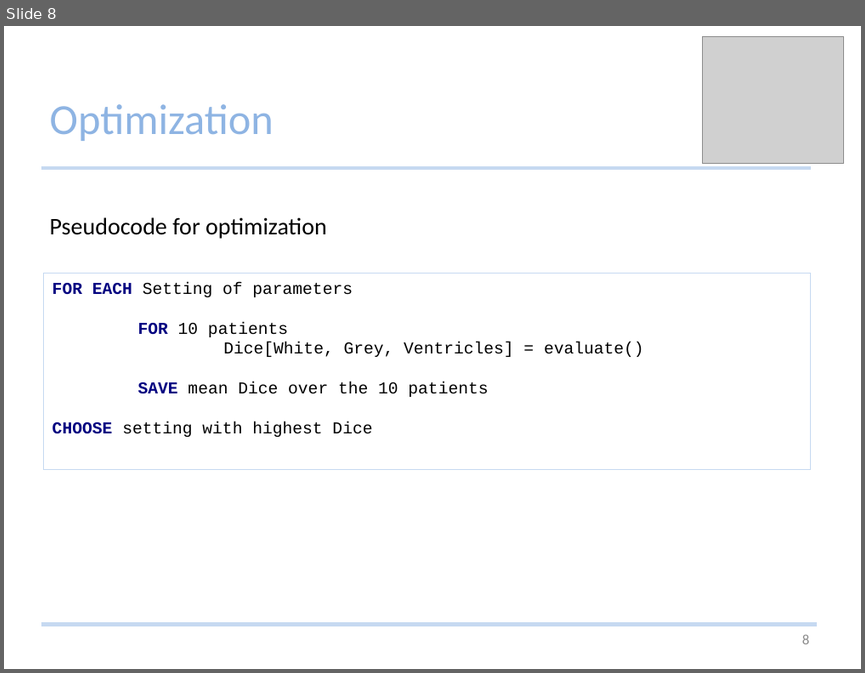
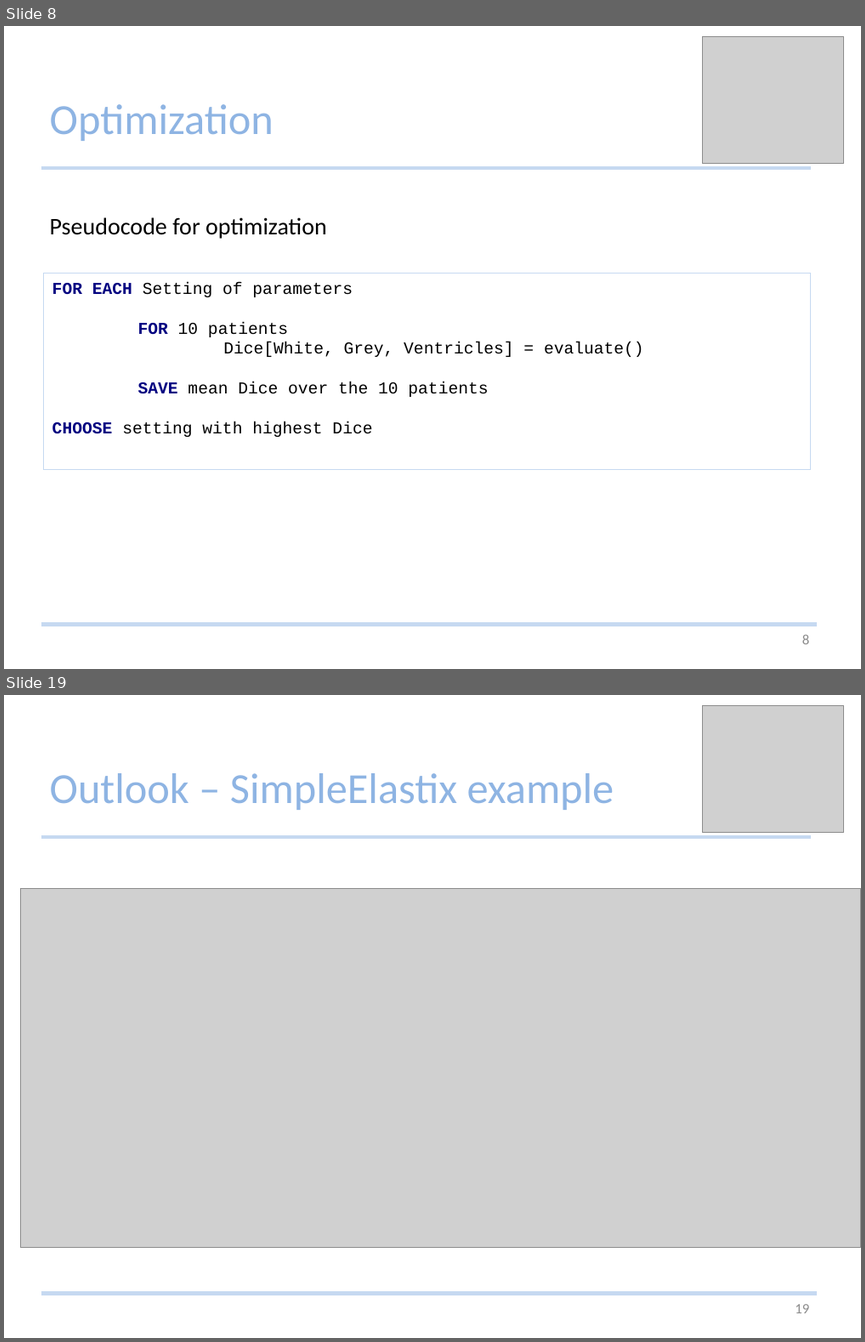
Before and after one commit to Studijacob/MIALab, a slide deck: wd/Documentation/MIALab presentation.pptx. Shown one above the other, each under a label of ours: slide 8 before the commit, slides 8 and 19 after it; the slides between them are not shown. The pictures are 865x673 and 865x1342 pixels, drawn with LibreOffice and Linux fonts; fonts in the diff are those of the drawing; grey boxes stand for pictures. Boxes give left, top, right and bottom in pixels: in the first picture for what was removed or moved away, otherwise in the second. Text is boxed around its words. In the diff, an @@ line names an element or a change of style, - is before the commit and + after.

```diff
--- a/wd/Documentation/MIALab presentation.pptx
+++ b/wd/Documentation/MIALab presentation.pptx
@@ slide 19 added at [4,695,861,1338], background #FFFFFF @@
@@ picture added at [703,706,844,833] @@
@@ title added at [50,773,614,810], 36 pt, text #8EB4E3 @@
+Outlook – SimpleElastix example
@@ line added from (41, 836) to (811, 836), #C6D9F1 3 pt @@
@@ picture added at [20,888,861,1247] @@
@@ line added from (41, 1293) to (817, 1293), #C6D9F1 3 pt @@
@@ page number added at [794,1304,809,1313], 12 pt, text #8C8C8C @@
+19
```
Also in this commit, not shown: 12 slides changed, 5 other slides added, 1 slide removed.
